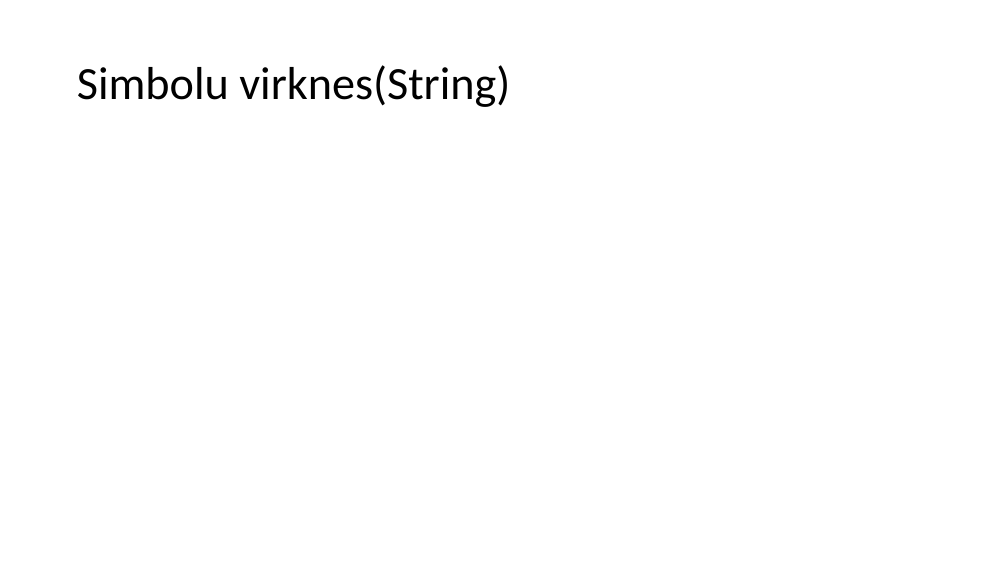
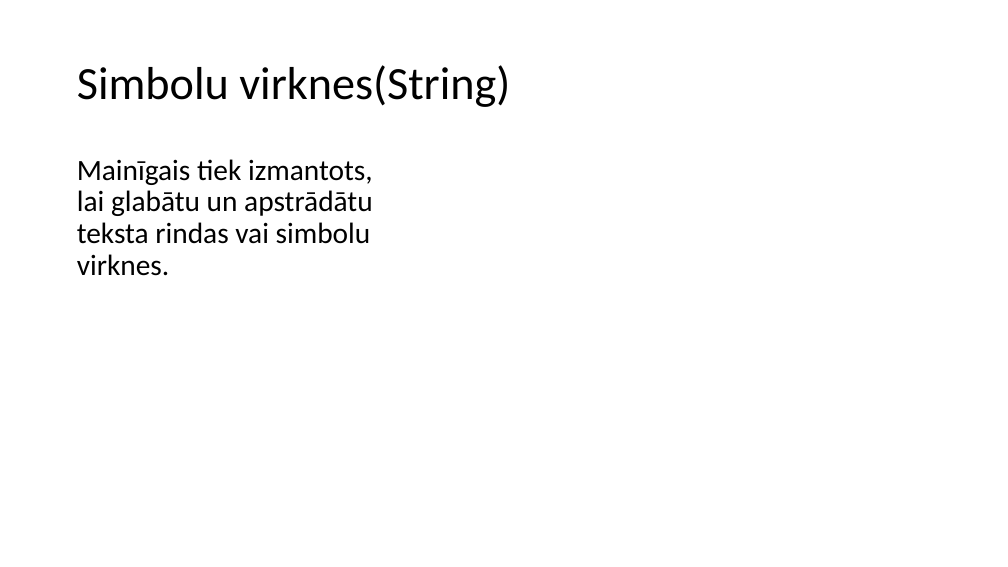
Before and after one commit to TBumerts/Eksamena_Darbs, a slide deck: slide 6 of Bumerts_InformativaisMaterials.pptx. Drawn at 1008x567 pixels with LibreOffice and Linux fonts; fonts in the diff are those of the drawing. Boxes give left, top, right and bottom in pixels: in the first picture for what was removed or moved away, otherwise in the second. Text is boxed around its words. In the diff, an @@ line names an element or a change of style, - is before the commit and + after.

```diff
--- a/Bumerts_InformativaisMaterials.pptx
+++ b/Bumerts_InformativaisMaterials.pptx
@@ text added at [77, 159, 373, 276], 28 pt, text #000000 @@
+Mainīgais tiek izmantots, lai glabātu un apstrādātu teksta rindas vai simbolu virknes.
```
Also in this commit, not shown: 4 other slides changed, 1 slide added, 1 slide removed.
